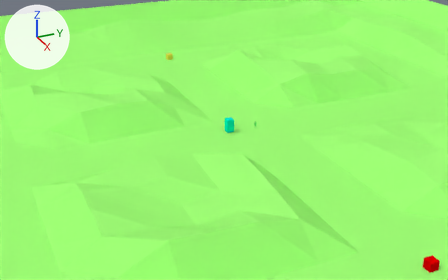
The Blender file blender/blender-project/map.blend as it was, and as the next commit left it.
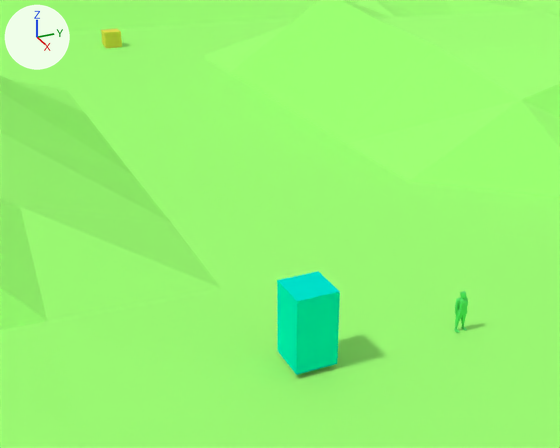
Old and new are each drawn from a 50 mm lens placed at (143.3, -74.2, 69.8), pointed at (-0.8, -9.4, -2.3) and again close up from a 50 mm lens placed at (25.5, -20.9, 20.1), pointed at (-3.9, -7.7, 5.4). Arrows for +X, +Y and +Z are at upper left; the lights stay in place.

Objects in the first close-up: 'cubetestarm', 'ground'.
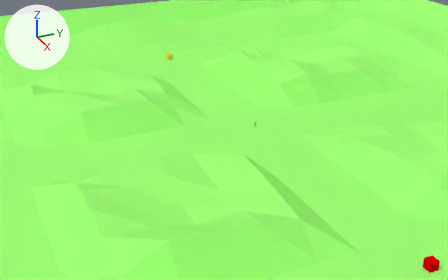
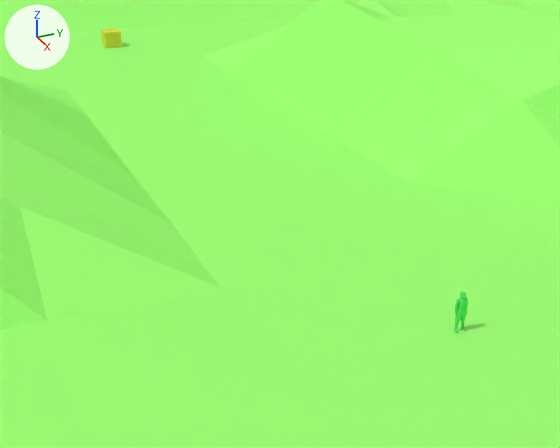
Where the newer file only moved an object's origin or applied its transform, the numbers keep the older frame.

Where the change shows, as pixel boxes [x1, y1, x2, y2] in the close-ups (560 x 448 px):
'cubetestarm', deleted
    before: [277, 271, 340, 375]

The edits, one by one:
Object 'cubetestarm' (ob_cubetestarm) is deleted.
